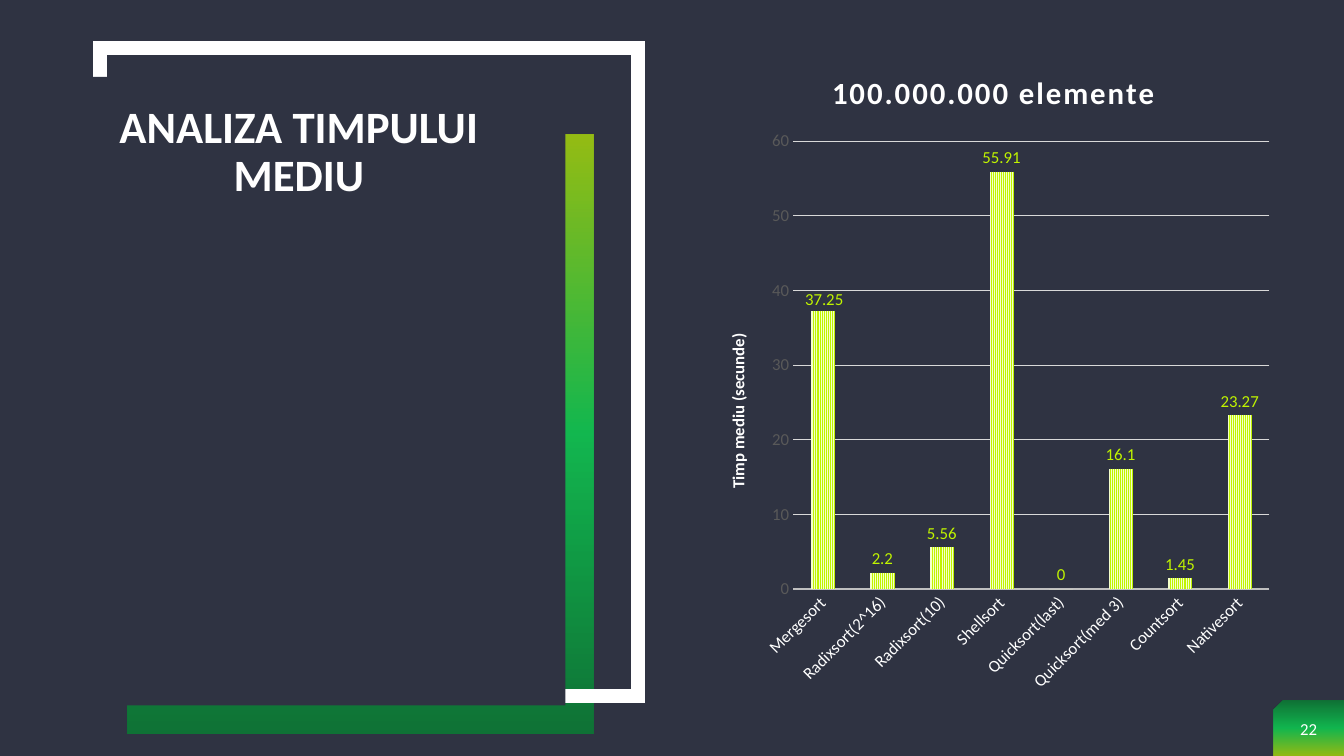
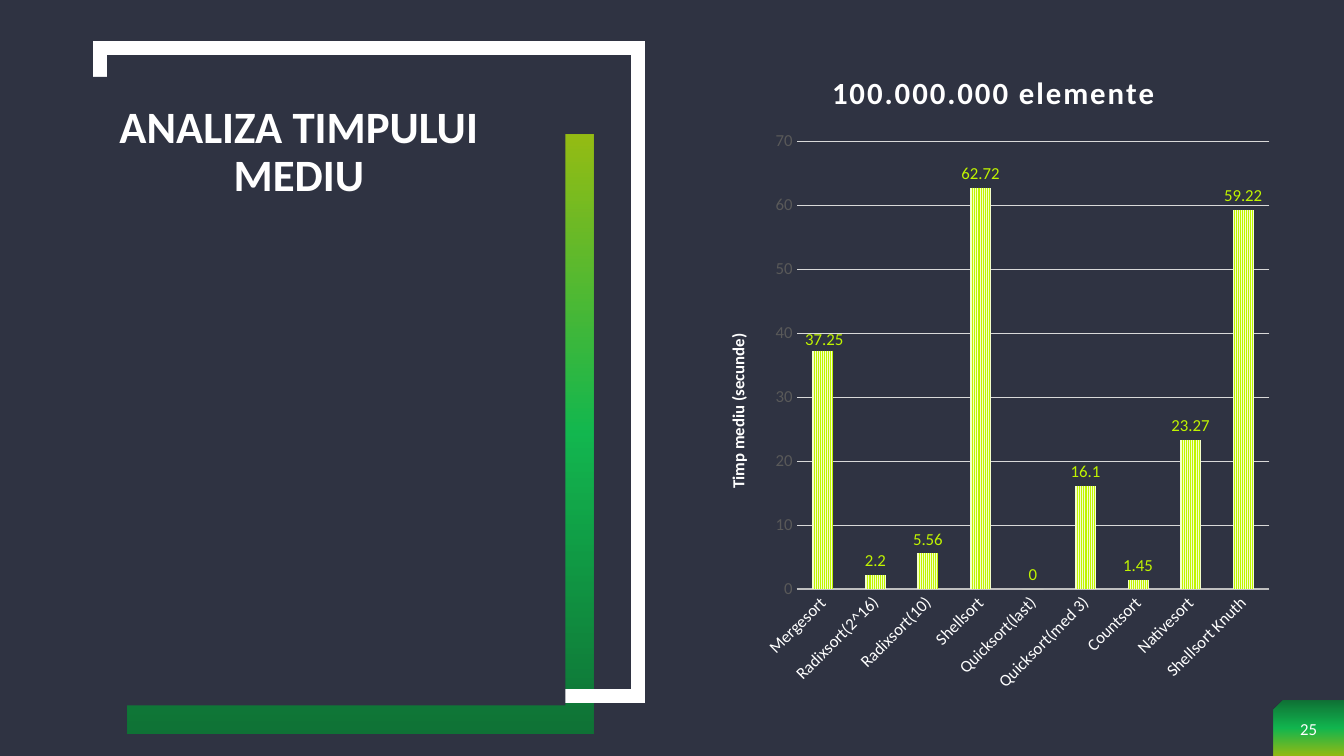
Before and after one commit to bogdanputinelu/Tema-SD, a slide deck: slide 25 of Prezentare Sortari.pptx (slide 22 before the commit). Drawn at 1344x756 pixels with LibreOffice and Linux fonts; fonts in the diff are those of the drawing; grey boxes stand for pictures. Boxes give left, top, right and bottom in pixels: in the first picture for what was removed or moved away, otherwise in the second. Text is boxed around its words. In the diff, an @@ line names an element or a change of style, - is before the commit and + after.

```diff
--- a/Prezentare Sortari.pptx
+++ b/Prezentare Sortari.pptx
@@ column chart at [706, 51, 1281, 704] @@
-categories: Mergesort, Radixsort(2^16), Radixsort(10), Shellsort, Quicksort(last), Quicksort(med 3), Countsort, Nativesort
+categories: Mergesort, Radixsort(2^16), Radixsort(10), Shellsort, Quicksort(last), Quicksort(med 3), Countsort, Nativesort, Shellsort Knuth
-Series 1: 37.25, 2.2, 5.56, 55.91, 0, 16.1, 1.45, 23.27
+Series 1: 37.25, 2.2, 5.56, 62.72, 0, 16.1, 1.45, 23.27, 59.22
@@ value axis changed @@
@@ page number at [1300, 724, 1317, 735]: text changed @@
-22
+25
```
Also in this commit, not shown: 6 other slides changed, 3 slides added, 2 other files.
